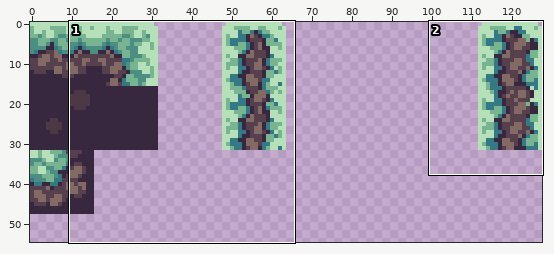
Two versions of one pixel-art file, design/floors/floor4/floor4.aseprite. The first picture is a wide view before the edit; the outline marks the close-up.
Close-up. As it was:
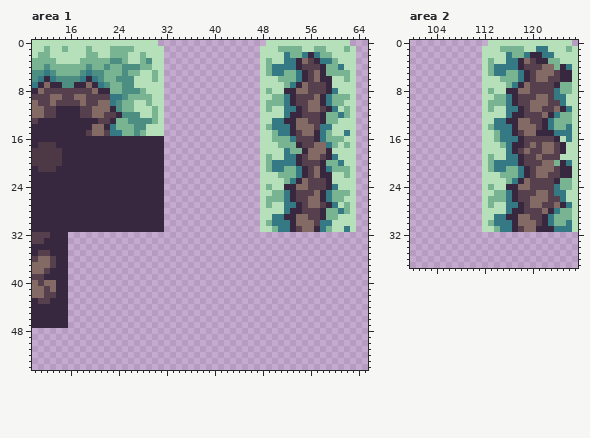
128x128 pixels, 1 frame. Shown: area 1: x 10..65, y 0..54; area 2: x 100..127, y 0..37. The old version is drawn lined up with the new one, on the new canvas. The wide view leaves out empty margins.
After:
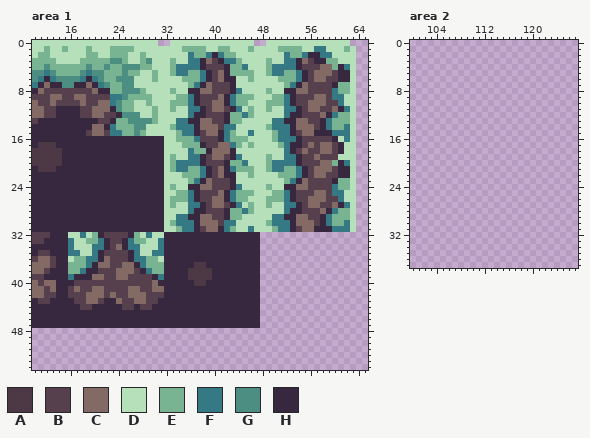
Palette (. is transparent): A #4d3845  B #57404e  C #846a64  D #b5e0ba  E #78b392  F #357985  G #4c8f82  H #372840
Commit: update floor4.aseprite | add design de mushroom e armadilhas diversas
From old to new:
canvas 128x128 -> 128x96 (the part of the old canvas that was cut away was empty and is not shown)
Area 1:
y 0: x 33..46 .............. -> DDDDDDDDDDDDDD
y 1: x 32..47 ................ -> DDDEEEEDDEEDDDED; x 57..58 EE -> FF
y 2: x 32..47 ................ -> DDDDFEEFHFEEDDDD; x 57..59 FEE -> HFF
y 3: x 32..47 ................ -> DEDDFFHCBHFFEDDD; x 58..59 FF -> HE
y 4: x 32..47 ................ -> DEFFFFHBBBHEEFDD; x 58..59 HE -> CC; x 61..62 FD -> HF
y 5: x 32..47 ................ -> DEFFEEFHBCHEEEED; x 58..62 HEEEE -> CCBHH
y 6: x 32..47 ................ -> DDDEEEFHBCHHDDED; x 58..62 HHDDE -> CBBHH
y 7: x 32..47 ................ -> DDDDEFHCBBBHDDDD; x 59..62 HDDD -> BHEE
y 8: x 32..47 ................ -> DEDDHHCCBBBHFDDD; x 59 H -> B; x 61..62 DD -> EE
y 9: x 32..47 ................ -> DDEEFHBBBCHFEEED; x 58..62 HFEEE -> CBFFD
y 10: x 32..47 ................ -> DEEEFHBBCCHFEEDD; x 58..61 HFEE -> CBBF
y 11: x 32..47 ................ -> DEDDFFHBCCBHFDED; x 59..62 HFDE -> BCHF
y 12: x 32..47 ................ -> DDDDFHHBBBHEEFED; x 58..61 HEEF -> CHFE
y 13: x 32..47 ................ -> DDFFHHCCBBHEEDDD; x 59 E -> F; x 61..62 DD -> EE
y 14: x 32..47 ................ -> DEFFFHCCCBFFDDDD; x 58 F -> H; x 60..62 DDD -> EEF
y 15: x 32..47 ................ -> DDEFFHBCCHFEDDFD; x 58..61 FEDD -> HHFF
y 16: x 32..47 ................ -> DDEEEFBBBHFEEEDD; x 51..52 EE -> FF; x 54 B -> H; x 57..62 HFEEED -> BBBHDF
y 17: x 32..47 ................ -> DDDEEEHBBCCFEDED; x 52..53 EE -> FH; x 56..57 BC -> CB; x 59..62 FEDE -> CBHD
y 18: x 32..47 ................ -> DDDDFEEHCCCHDDDD; x 53..57 EEHCC -> HBCBB; x 59..61 HDD -> CBH
y 19: x 32..47 ................ -> DEDDFFHBCCBHFDDD; x 56 C -> B; x 59..60 HF -> BB
y 20: x 32..47 ................ -> DEFFFFHBBBHEEFDD; x 58..59 HE -> CC; x 61..62 FD -> HF
y 21: x 32..47 ................ -> DEFFEEFHBCHFEEED; x 58..62 HFEEE -> CCBHH
y 22: x 32..47 ................ -> DDDEEEFHBCHHDDED; x 58..62 HHDDE -> CBBHH
y 23: x 32..47 ................ -> DDDDEFHCBBBHDDDD; x 59..62 HDDD -> BHEE
y 24: x 32..47 ................ -> DEDDHHCCBBBHFDDD; x 59 H -> B; x 61..62 DD -> EE
y 25: x 32..47 ................ -> DDEEFHBBBCHFEEED; x 58..62 HFEEE -> CBFFD
y 26: x 32..47 ................ -> DEEEFHBBCCHFEEDD; x 58..61 HFEE -> CBBF
y 27: x 32..47 ................ -> DEDDFFHBCCBHFDED; x 59..62 HFDE -> BCHF
y 28: x 32..47 ................ -> DDDDFHHBBBHEEFED; x 58..61 HEEF -> CHFE
y 29: x 32..47 ................ -> DDFFHHCCBBHEEDDD; x 59 E -> F; x 61..62 DD -> EE
y 30: x 32..47 ................ -> DEFFFHCCCBFFDDDD; x 58 F -> H; x 60..62 DDD -> EEF
y 31: x 32..47 ................ -> DDEFFHBCCHFEDDFD; x 58..61 FEDD -> HHFF
y 32: x 16..47 ................................ -> DDFDEHBBBBHEDFDDHHHHHHHHHHHHHHHH
y 33: x 16..47 ................................ -> FDDEEFHBBHFEEDDFHHHHHHHHHHHHHHHH
y 34: x 16..47 ................................ -> FDDDFFHBCHFFDDDFHHHHHHHHHHHHHHHH
y 35: x 16..47 ................................ -> FFDDFHBBBBHFDDFFHHHHHHHHHHHHHHHH
y 36: x 16..47 ................................ -> DEEFFHCBBBHFFEEDHHHHHHHHHHHHHHHH
y 37: x 16..47 ................................ -> EEEFHCCBBCCHFEEEHHHHHAAHHHHHHHHH
y 38: x 16..47 ................................ -> EEFHHBBBCCCBHFEEHHHHAAAAHHHHHHHH
y 39: x 16..47 ................................ -> FHHHCCBBCCBBBBHFHHHHAAAAHHHHHHHH
y 40: x 16..47 ................................ -> HBBBBBBBBBBBBBCHHHHHHAAHHHHHHHHH
y 41: x 16..47 ................................ -> BCBBCCBBBBCCBBCCHHHHHHHHHHHHHHHH
y 42: x 16..47 ................................ -> BBBCCCBCBBCCCBBBHHHHHHHHHHHHHHHH
y 43: x 16..47 ................................ -> HBBCCBHHCBBCCBBHHHHHHHHHHHHHHHHH
y 44: x 16..47 ................................ -> HHBBHHHHHBBHBBHHHHHHHHHHHHHHHHHH
y 45..47: x 16..47 ................................ -> HHHHHHHHHHHHHHHHHHHHHHHHHHHHHHHH
Area 2:
y 0: x 113..126 DDDDDDDDDDDDDD -> ..............
y 1: x 112..127 DDDEEEEDDFFDDDED -> ................
y 2: x 112..127 DDDDFEEFHHFFDDDD -> ................
y 3: x 112..127 DEDDFFHCBHHEEDDD -> ................
y 4: x 112..127 DEFFFFHBBBCCEHFD -> ................
y 5: x 112..127 DEFFEEFHBCCCBHHD -> ................
y 6: x 112..127 DDDEEEFHBCCBBHHD -> ................
y 7: x 112..127 DDDDEFHCBBBBHEED -> ................
y 8: x 112..127 DEDDHHCCBBBBFEED -> ................
y 9: x 112..127 DDEEFHBBBCCBFFDD -> ................
y 10: x 112..127 DEEEFHBBCCCBBFDD -> ................
y 11: x 112..127 DEDDFFHBCCBBCHFD -> ................
y 12: x 112..127 DDDDFHHBBBCHFEED -> ................
y 13: x 112..127 DDFFHHCCBBHFEEED -> ................
y 14: x 112..127 DEFFFHCCCBHFEEFD -> ................
y 15: x 112..127 DDEFFHBCCHHHFFFD -> ................
y 16: x 112..127 DDEFFFHBBBBBHDFD -> ................
y 17: x 112..127 DDDEFHHBCBCCBHDD -> ................
y 18: x 112..127 DDDDFHBCBBCCBHDD -> ................
y 19: x 112..127 DEDDFFHBBCBBBDDD -> ................
y 20: x 112..127 DEFFFFHBBBCCEHFD -> ................
y 21: x 112..127 DEFFEEFHBCCCBHHD -> ................
y 22: x 112..127 DDDEEEFHBCCBBHHD -> ................
y 23: x 112..127 DDDDEFHCBBBBHEED -> ................
y 24: x 112..127 DEDDHHCCBBBBFEED -> ................
y 25: x 112..127 DDEEFHBBBCCBFFDD -> ................
y 26: x 112..127 DEEEFHBBCCCBBFDD -> ................
y 27: x 112..127 DEDDFFHBCCBBCHFD -> ................
y 28: x 112..127 DDDDFHHBBBCHFEED -> ................
y 29: x 112..127 DDFFHHCCBBHFEEED -> ................
y 30: x 112..127 DEFFFHCCCBHFEEFD -> ................
y 31: x 112..127 DDEFFHBCCHHHFFFD -> ................
Where, in picture pixels (left, top, right, bottom), the same in both close-ups:
changed: (68, 40, 350, 328)
erased: (482, 40, 578, 232)
